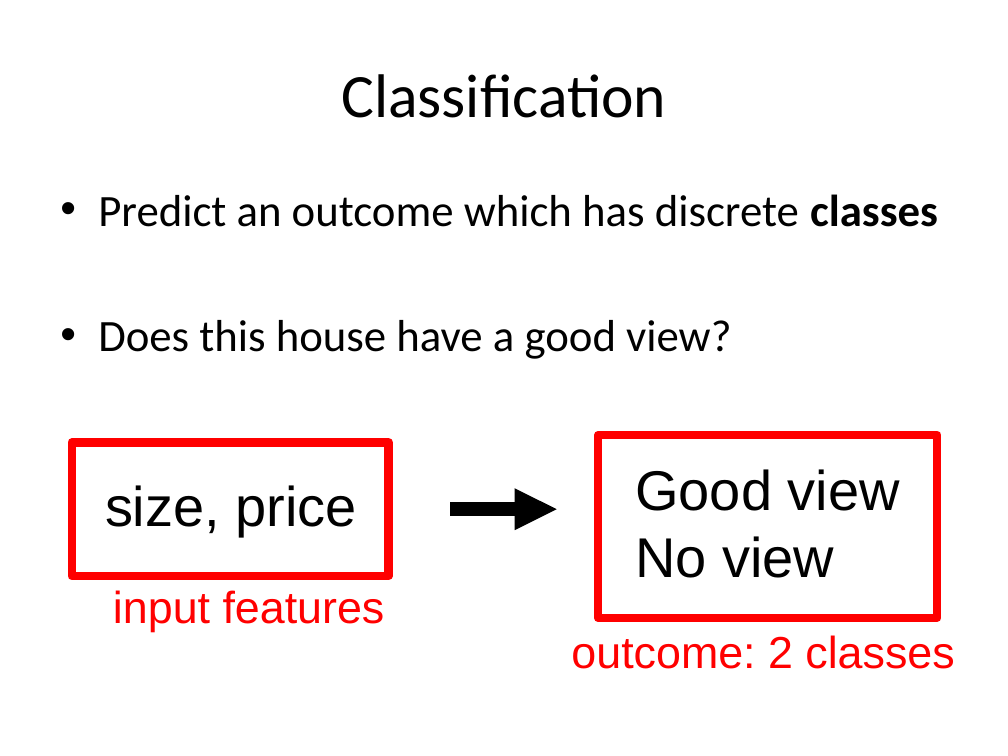
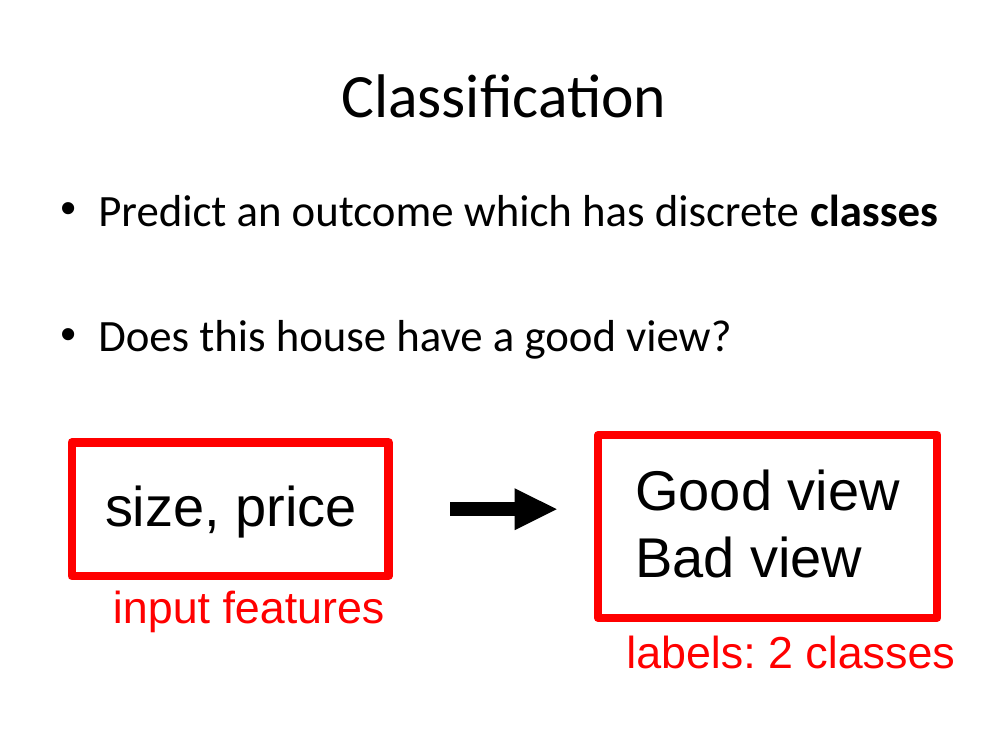
Before and after one commit to aloksharma1993/techfest-ml-tutorial, a slide deck: slide 12 of Techfest_ML.pptx (slide 11 before the commit). Drawn at 1008x756 pixels with LibreOffice and Linux fonts; fonts in the diff are those of the drawing. Boxes give left, top, right and bottom in pixels: in the first picture for what was removed or moved away, otherwise in the second. Text is boxed around its words. In the diff, an @@ line names an element or a change of style, - is before the commit and + after.

```diff
--- a/Techfest_ML.pptx
+++ b/Techfest_ML.pptx
@@ text at (x1=635, y1=536, x2=862, y2=578): text changed @@
-No view
+Bad view
@@ text at (x1=626, y1=635, x2=954, y2=669): text changed @@
-outcome: 2 classes
+labels: 2 classes
```
Also in this commit, not shown: 16 other slides changed, 4 slides added.
